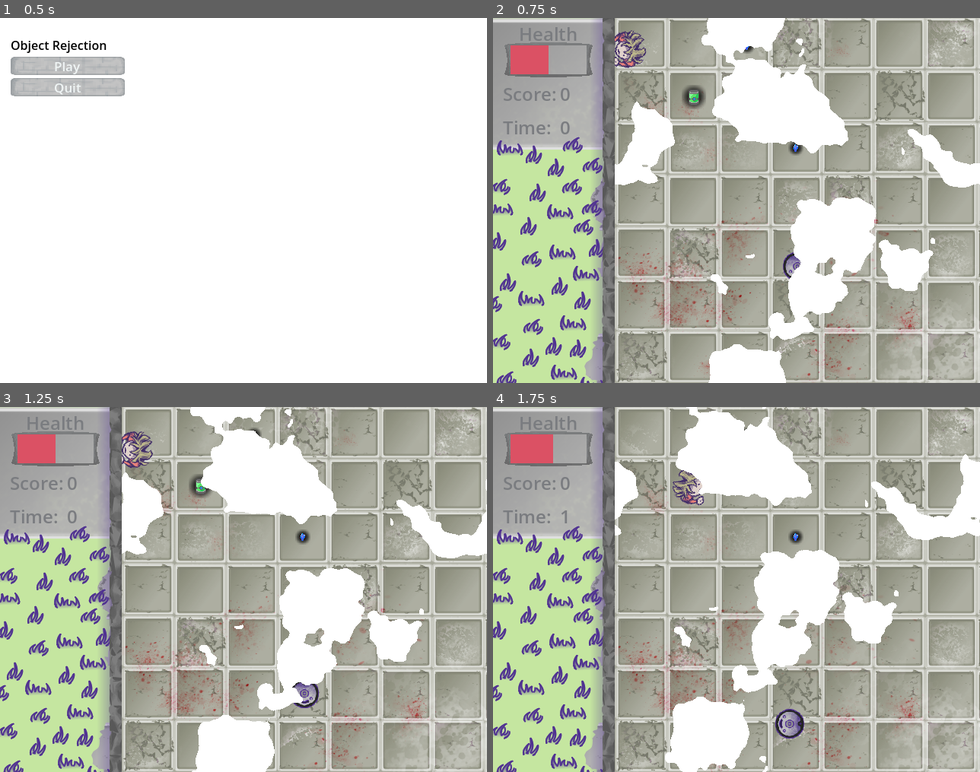
Above: before the commit, frames 1-4 (two rows, left to right).
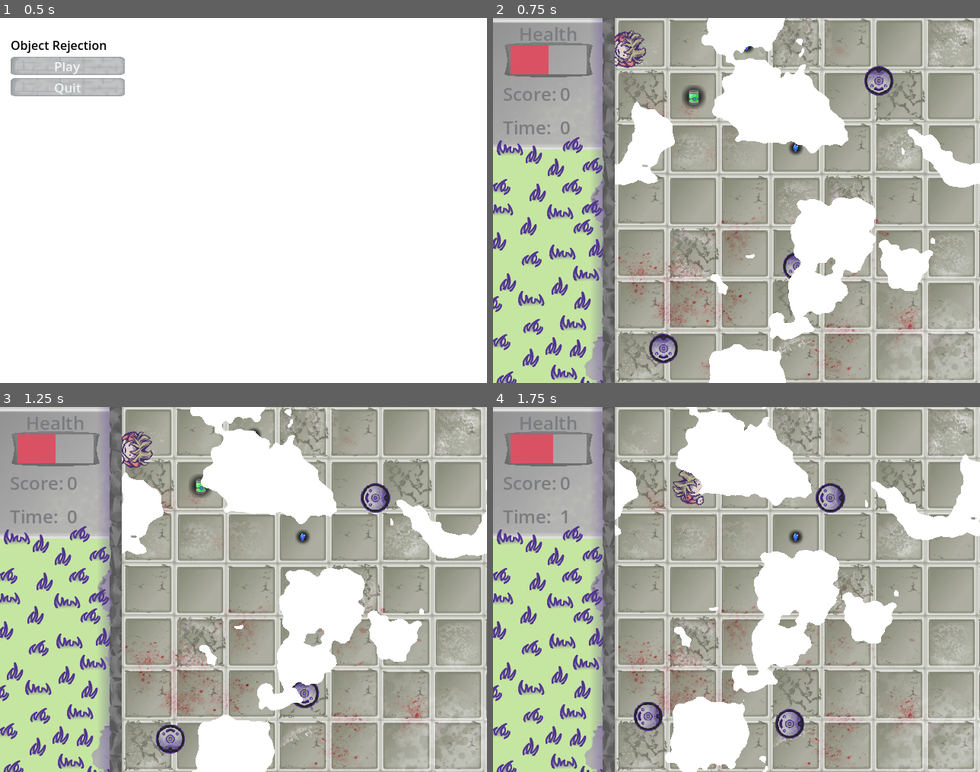
Above: after the commit, the same moments.

Repository: Cyberiada2025-2026/Lem-Jam
Game: Godot game, scene res://ui/main_menu/main_menu.tscn
Two runs of this game, one before a commit and one after it. Both use one fixed random seed, a clock stepped at 60 frames per second and the inputs below.
Inputs (mouse positions are in pixels of both pictures, inside the frame that each line leads up to):
- Up to frame 1 (0.5 s): no input
- Up to frame 2 (0.75 s): click "Play" at 0.5 s
- Up to frame 3 (1.25 s): no input
- Up to frame 4 (1.75 s): tap Enter at 1.25 s; move the mouse to (843, 571) at 1.27 s

Frame 1 is identical in both runs. In frame 2, 0.7% of the frame differs, in the area x 32-83%, y 13-95%; in frame 3, 0.7%; in frame 4, 0.7%.

Commit message:
Add camera jitter

Diff:
--- a/scenes/arena/arena.tscn
+++ b/scenes/arena/arena.tscn
@@ -47,6 +47,14 @@
 position = Vector2(240, 310)
 scale = Vector2(0.8, 0.8)
 
+[node name="Enemy2" parent="." unique_id=1639769237 instance=ExtResource("5_ii07k")]
+position = Vector2(347, 66.000015)
+scale = Vector2(0.8, 0.8)
+
+[node name="Enemy3" parent="." unique_id=1558809060 instance=ExtResource("5_ii07k")]
+position = Vector2(64, 418)
+scale = Vector2(0.8, 0.8)
+
 [node name="StaticBody2D" type="StaticBody2D" parent="." unique_id=326779856]
 
 [node name="CollisionShape2D" type="CollisionShape2D" parent="StaticBody2D" unique_id=1946648249]
--- a/scenes/main/main.tscn
+++ b/scenes/main/main.tscn
@@ -5,6 +5,67 @@
 [ext_resource type="PackedScene" uid="uid://bg1tghbfm0s50" path="res://scenes/arena/arena.tscn" id="4_l3cfh"]
 [ext_resource type="PackedScene" uid="uid://d2u0etcuqlm6i" path="res://ui/hud/hud.tscn" id="5_6q06x"]
 [ext_resource type="AudioStream" uid="uid://d3wymnrsu8wd2" path="res://shared/GoofinesLied.mp3" id="8_yyfjg"]
+
+[sub_resource type="Animation" id="Animation_l3cfh"]
+length = 0.001
+tracks/0/type = "value"
+tracks/0/imported = false
+tracks/0/enabled = true
+tracks/0/path = NodePath(".:position")
+tracks/0/interp = 1
+tracks/0/loop_wrap = true
+tracks/0/keys = {
+"times": PackedFloat32Array(0),
+"transitions": PackedFloat32Array(1),
+"update": 0,
+"values": [Vector2(0, 0)]
+}
+tracks/1/type = "value"
+tracks/1/imported = false
+tracks/1/enabled = true
+tracks/1/path = NodePath(".:rotation")
+tracks/1/interp = 1
+tracks/1/loop_wrap = true
+tracks/1/keys = {
+"times": PackedFloat32Array(0),
+"transitions": PackedFloat32Array(1),
+"update": 0,
+"values": [0.0]
+}
+
+[sub_resource type="Animation" id="Animation_6q06x"]
+resource_name = "camera_shake"
+length = 0.30860415
+tracks/0/type = "value"
+tracks/0/imported = false
+tracks/0/enabled = true
+tracks/0/path = NodePath(".:position")
+tracks/0/interp = 1
+tracks/0/loop_wrap = true
+tracks/0/keys = {
+"times": PackedFloat32Array(0, 0.033333335, 0.08667918, 0.13732064, 0.18886158, 0.23221599, 0.2781907),
+"transitions": PackedFloat32Array(1, 1, 1, 1, 1, 1, 1),
+"update": 0,
+"values": [Vector2(0, 0), Vector2(8, -12), Vector2(12, 10), Vector2(-11, 10), Vector2(2, -8), Vector2(2, 16), Vector2(-29, -14)]
+}
+tracks/1/type = "value"
+tracks/1/imported = false
+tracks/1/enabled = true
+tracks/1/path = NodePath(".:rotation")
+tracks/1/interp = 1
+tracks/1/loop_wrap = true
+tracks/1/keys = {
+"times": PackedFloat32Array(0, 0.033333335, 0.08667918, 0.13732064, 0.18886158, 0.23221599, 0.2781907),
+"transitions": PackedFloat32Array(1, 1, 1, 1, 1, 1, 1),
+"update": 0,
+"values": [0.0, 0.0, 0.0, 0.0, 0.0, 0.0, 0.0]
+}
+
+[sub_resource type="AnimationLibrary" id="AnimationLibrary_ow5a4"]
+_data = {
+&"RESET": SubResource("Animation_l3cfh"),
+&"camera_shake": SubResource("Animation_6q06x")
+}
 
 [node name="Main" type="Node2D" unique_id=1586237799]
 script = ExtResource("1_hujxm")
--- a/shared/player/player_control.gd
+++ b/shared/player/player_control.gd
@@ -2,7 +2,7 @@
 class_name Player
 var time: float = 0
 var score: int = 0
-var angle_control: float = 0.3
+var angle_control: float = 0.01
 @export var speed = 200
 @export var health_component: HealthComponent
 @export var visual: Sprite2D
@@ -12,8 +12,9 @@
 func _process(delta: float) -> void:
 	time += delta
 	var dir = global_position.direction_to(get_global_mouse_position())
-	if abs(dir.normalized().x) > angle_control and abs(dir.normalized().y) > angle_control:
+	if abs(dir.normalized().dot(Vector2(1, 1).normalized())) < angle_control or abs(dir.normalized().dot(Vector2(1, -1).normalized())) < angle_control:
 		can_be_detected = true
+		get_node("../../Camera2D/AnimationPlayer").play("camera_shake")
 	else:
 		can_be_detected = false
 
